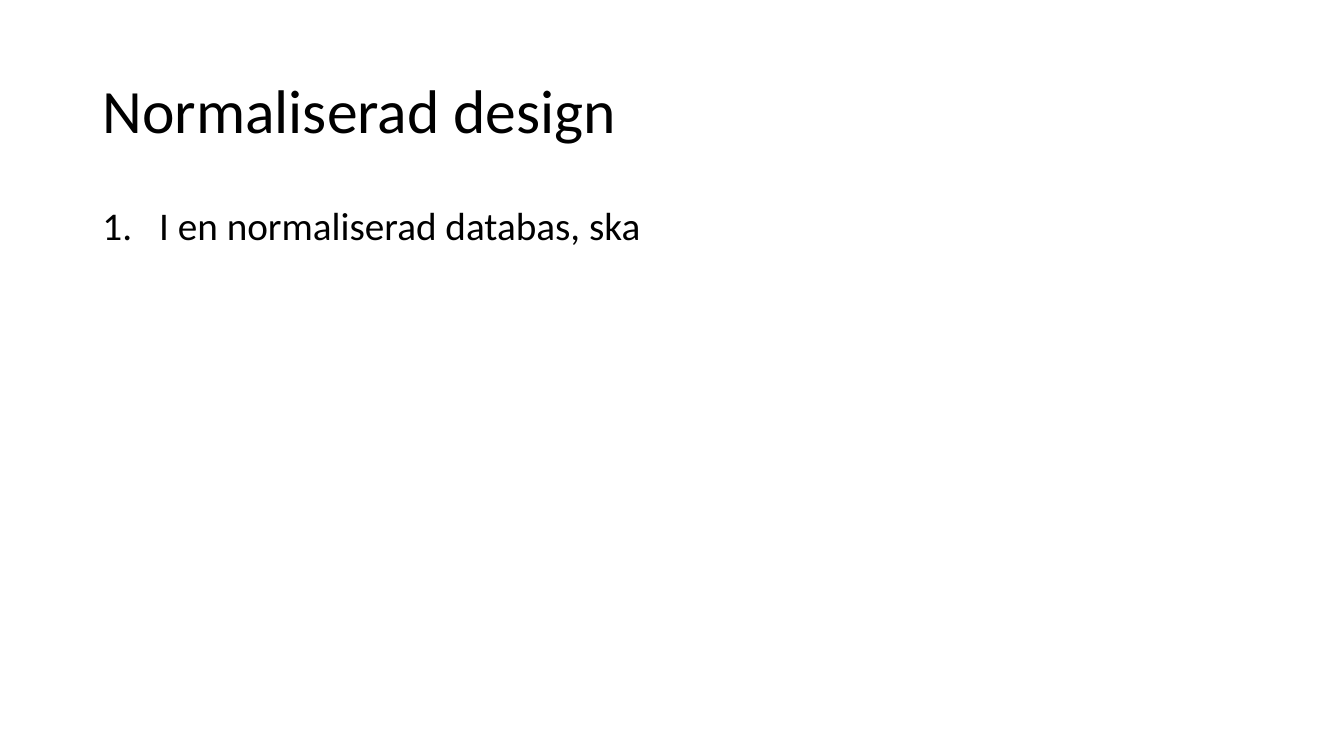
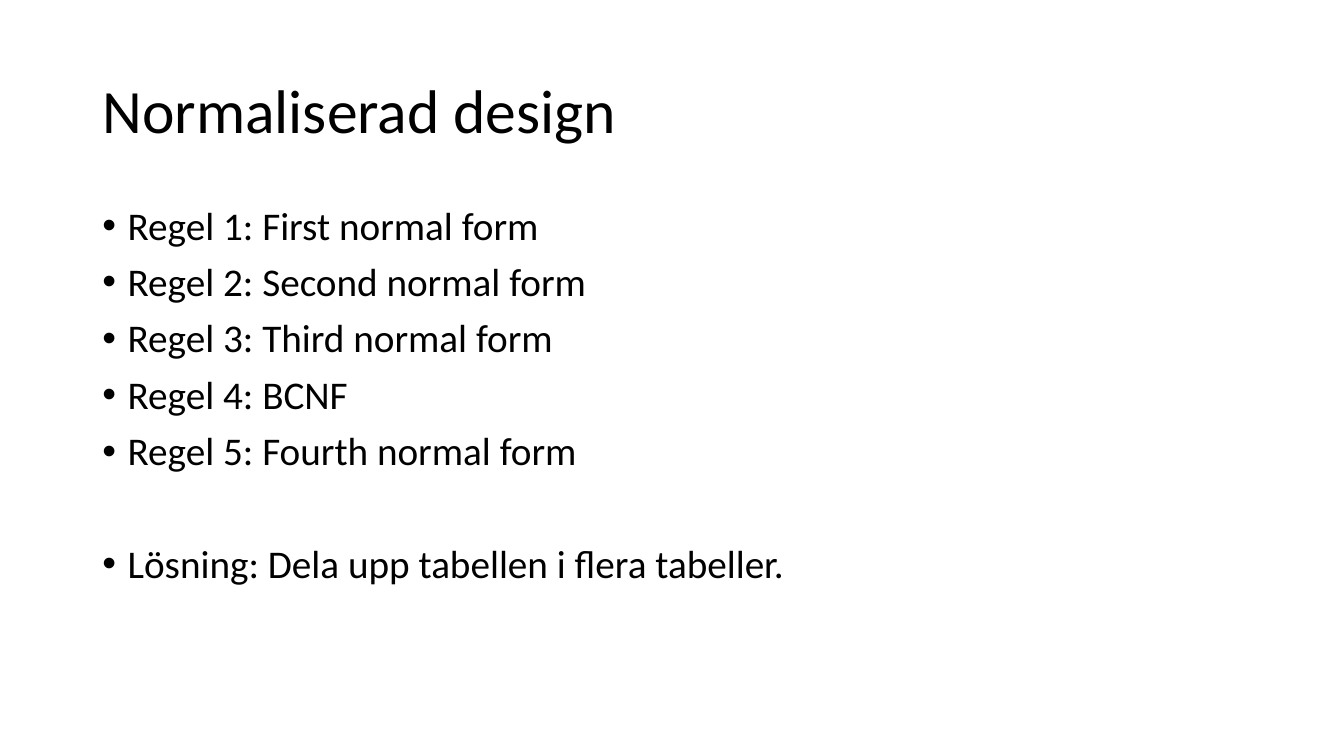
Before and after one commit to abbjetmus/FN-projekt, a slide deck: slide 13 of Relationsdatabaser.pptx. Drawn at 1344x756 pixels with LibreOffice and Linux fonts; fonts in the diff are those of the drawing. Boxes give left, top, right and bottom in pixels: in the first picture for what was removed or moved away, otherwise in the second. Text is boxed around its words. In the diff, an @@ line names an element or a change of style, - is before the commit and + after.

```diff
--- a/Relationsdatabaser.pptx
+++ b/Relationsdatabaser.pptx
@@ text at (128,212,783,585): text changed @@
-1. I en normaliserad databas, ska
+• Regel 1: First normal form
+• Regel 2: Second normal form
+• Regel 3: Third normal form
+• Regel 4: BCNF
+• Regel 5: Fourth normal form
+• Lösning: Dela upp tabellen i flera tabeller.
```
Also in this commit, not shown: 4 slides added, 1 other file.
